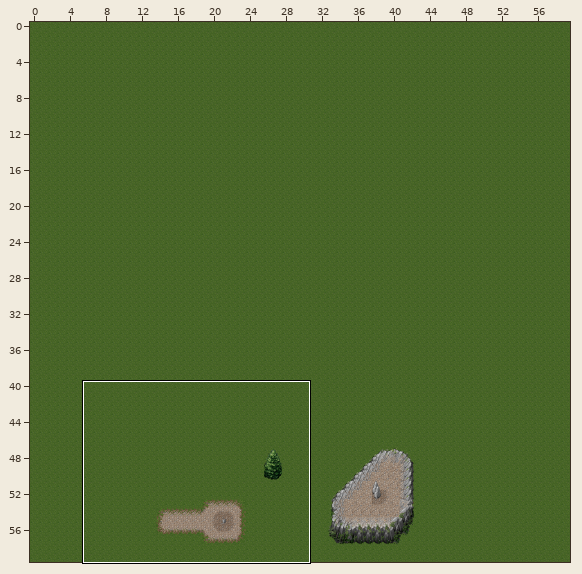
One commit to this Tiled map: LightBugBattle/TestMap-hd.tmx. Above: a wide view before the commit, with the close-up outlined.
Close-up. As it was:
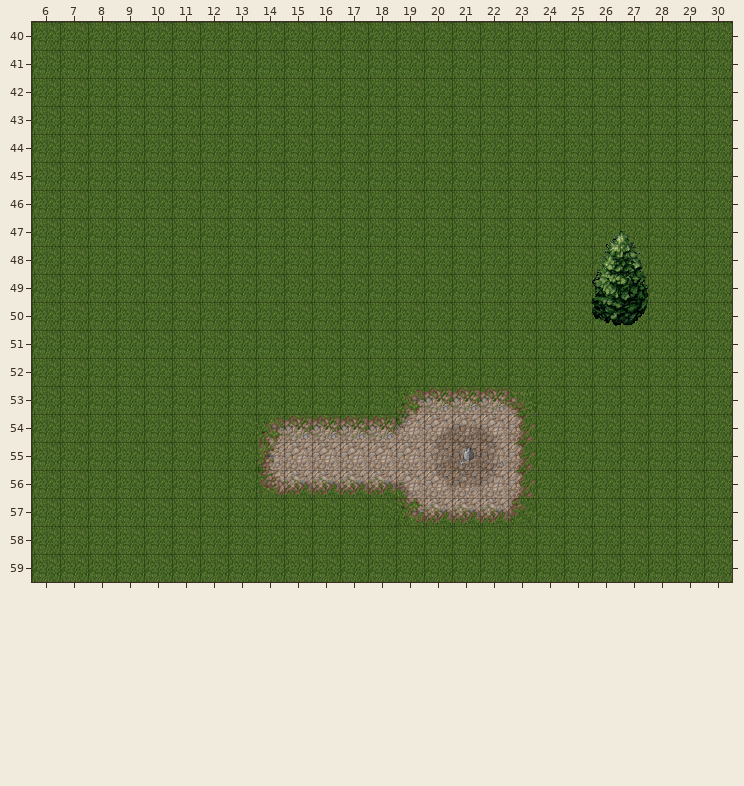
Cells are 32x32 px. Shown: x 6..30, y 40..59. The commit also changed other parts of the map, which this record leaves out.
After:
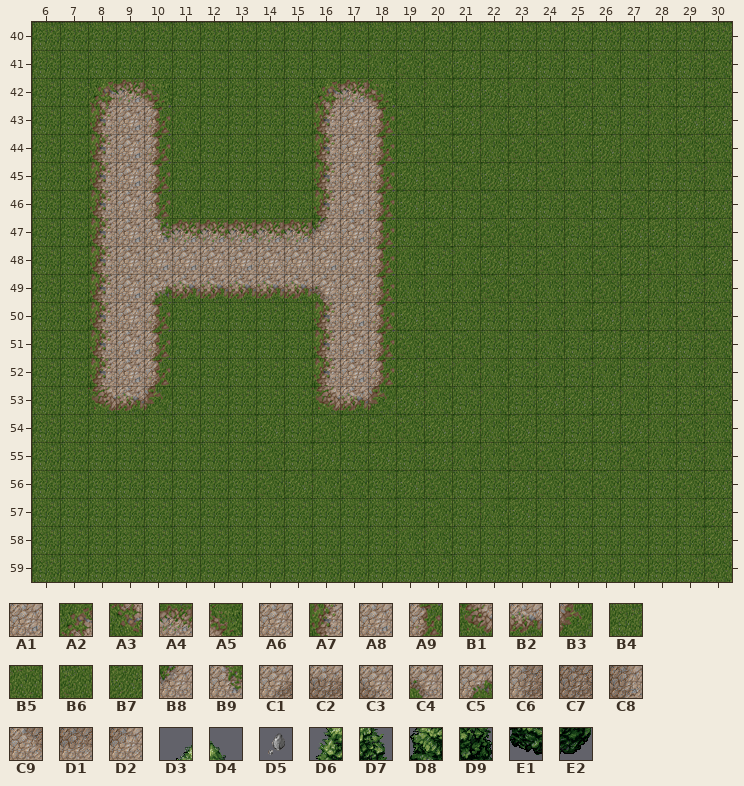
Key: from "Mountain landscape": A1 10, A2 11, A3 11 flipped up-down, A4 12, A5 13, A6 26, A7 27, A8 28, A9 29, B1 43, B2 44, B3 45, B4 78, B5 79, B6 94, B7 95, B8 110, B9 111, C1 120, C2 121, C3 122, C4 126, C5 127, C6 136, C7 137, C8 138, C9 152, D1 153, D2 154, D3 201, D4 202, D5 204, D6 217, D7 218, D8 233, D9 234, E1 249, E2 250.
__ is an empty cell.
Tiles replaced or removed in this view: A2, A3, A4, A5, A6, A7, A9, B1, B2, B3, B4, B8, C1, C2, C3, C4, C6, C7, C8, C9, D1, D2, D3, D4, D5, D6, D7, D8, D9, E1, E2.
The edit:
Changed rows in their new state; .. is an unchanged cell.
Layer "Background":
first column x 8:
41 .. .. .. .. .. .. .. .. .. .. B5 B6 B6 B7 .. B7 .. .. B5 .. B5 .. B6
42 A2 A4 A5 .. .. .. .. .. A2 A4 A5 B5 B5 B7 B7 B5 B5 B6 B5 .. B5 .. B6
43 A7 A8 A9 B5 .. .. .. .. A7 A6 A9 B6 .. B7 B5 B7 B6 B7 .. .. B5 B7 B7
44 A7 A8 A9 B5 .. .. .. .. A7 A6 A9 .. B6 B7 B5 B6 B6 B5 B7 B5 B5 B6 B6
45 A7 A1 A9 .. .. .. .. .. A7 A6 A9 B7 B6 B6 B7 B7 B6 B5 B5 B5 .. .. B5
46 A7 A6 A9 B5 .. .. .. .. A7 A8 A9 B7 B7 .. B6 .. .. B6 .. B6 B7 B7 B7
47 A7 A1 B9 A4 A4 A4 A4 A4 B8 A8 A9 .. B6 .. B6 B6 B5 .. B6 B7 B7 .. B6
48 A7 A6 A1 A8 A6 A8 A6 A6 A8 A6 A9 B5 .. B5 B7 .. B6 B5 B6 B7 B6 B5 B7
49 A7 A1 C5 B2 B2 B2 B2 B2 C4 A6 A9 B5 B5 B5 B6 B6 B5 B5 B6 B7 B5 .. B5
50 A7 A6 A9 .. .. .. .. .. A7 A1 A9 B7 B6 .. .. .. B5 B5 B7 B5 B5 B6 B6
51 A7 A1 A9 .. .. .. .. .. A7 A8 A9 B6 B6 B6 .. .. B5 .. B7 B7 B7 .. B6
52 A7 A8 A9 .. .. .. .. .. A7 A1 A9 B7 B6 B5 B5 .. B5 .. B5 .. B5 B5 B5
53 B1 B2 B3 .. .. .. .. .. B1 B2 B3 B7 B5 B4 B5 B4 B7 B7 B7 B5 .. .. B6
54 .. .. .. .. .. .. B7 B4 B6 B7 B6 B6 B7 B7 B5 B7 .. .. B7 B7 B5 B6 B5
55 .. .. .. .. .. .. B6 B4 B7 B4 B7 B4 B7 B5 B5 B6 B6 B7 .. B6 B5 .. B5
56 .. .. .. .. .. .. B6 B7 B5 B6 B4 B7 B6 B4 B4 B7 B6 B6 B6 .. .. B6 B7
57 .. .. .. .. .. .. .. .. .. .. .. B4 B6 B4 B5 B7 .. .. .. .. .. .. B7
58 .. .. .. .. .. .. .. .. .. .. .. B5 B5 .. .. .. .. .. .. .. .. .. B7
59 .. .. .. .. .. .. .. .. .. .. .. .. .. .. .. .. .. .. .. .. .. .. B6
Layer "Foreground" (now hidden):
first column x 26:
50 __ __
Layer "Decoration" (now hidden):
first column x 21:
55 __
Layer "Top" (now hidden):
first column x 26:
47 __ __
48 __ __
49 __ __
